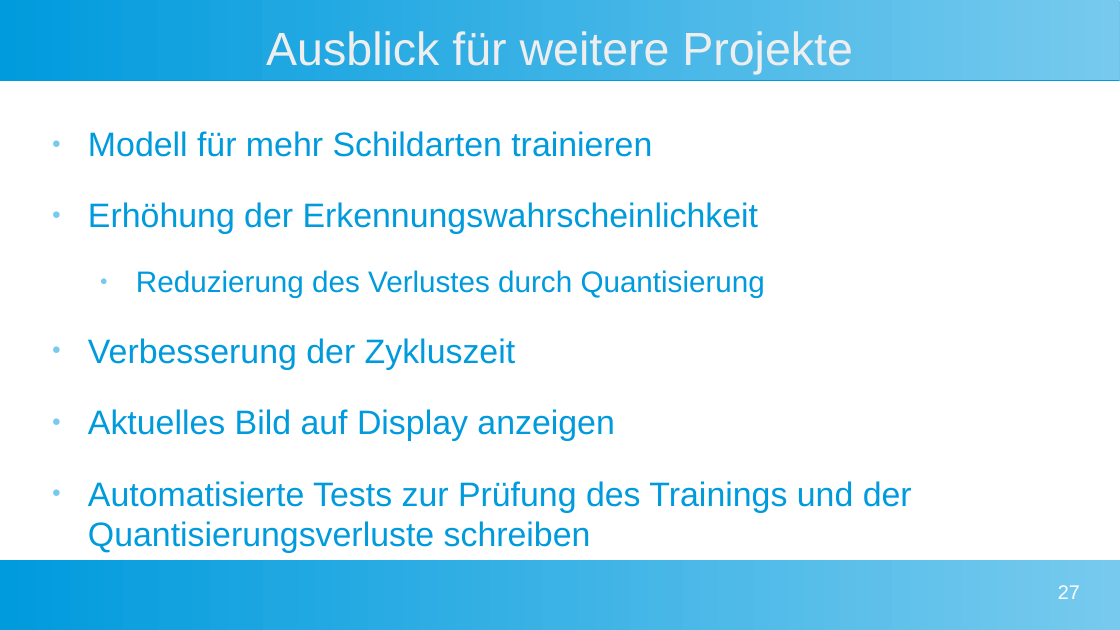
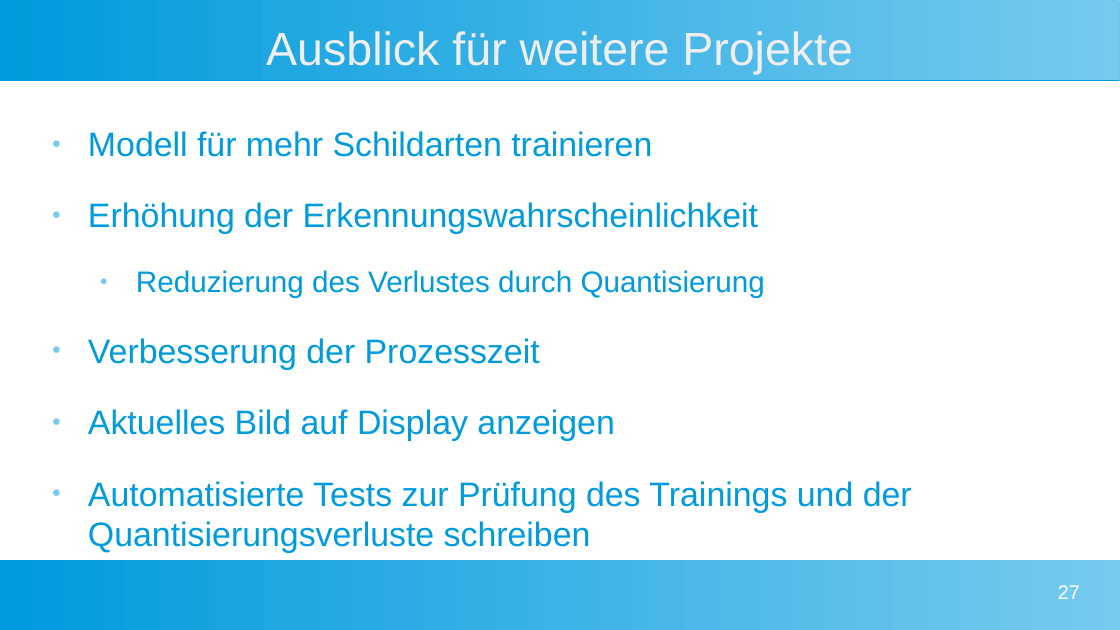
Before and after one commit to Commander-Philip/the-machine-learning-brick, a slide deck: slide 27 of docs/Präsentation.odp. Drawn at 1120x630 pixels with LibreOffice and Linux fonts; fonts in the diff are those of the drawing. Boxes give left, top, right and bottom in pixels: in the first picture for what was removed or moved away, otherwise in the second. Text is boxed around its words. In the diff, an @@ line names an element or a change of style, - is before the commit and + after.

Commit message:
Notizen für neue Folien in Präsentation eingefügt

```diff
--- a/docs/Präsentation.odp
+++ b/docs/Präsentation.odp
@@ text at [88, 338, 540, 369]: text changed @@
-● Verbesserung der Zykluszeit
+● Verbesserung der Prozesszeit
```
